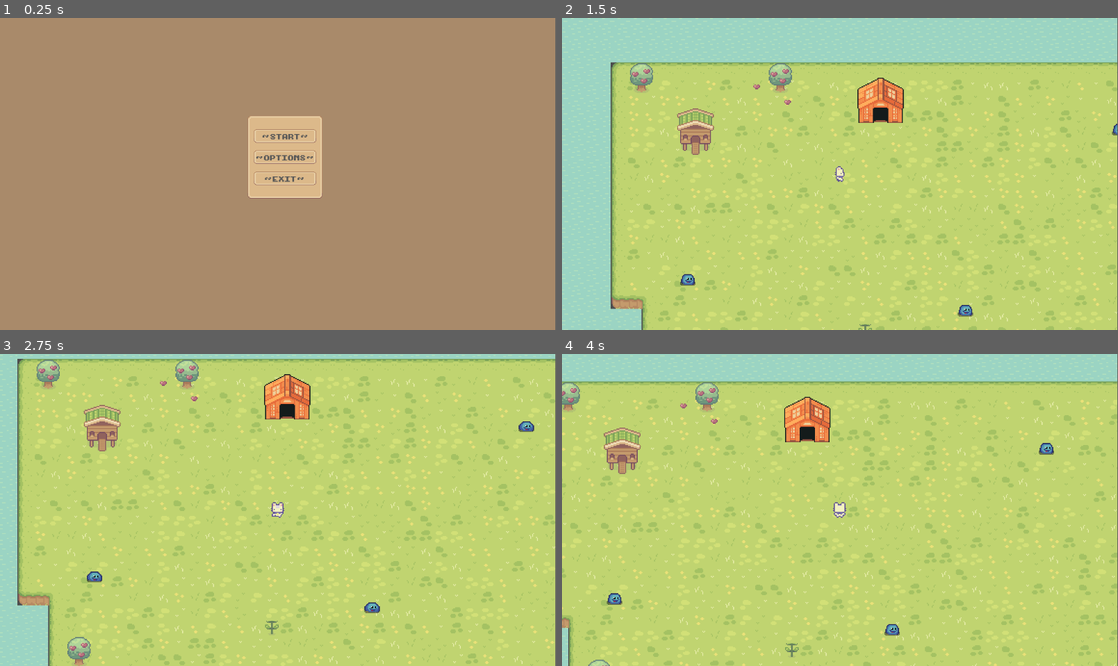
Above: before the commit, frames 1-4 (two rows, left to right).
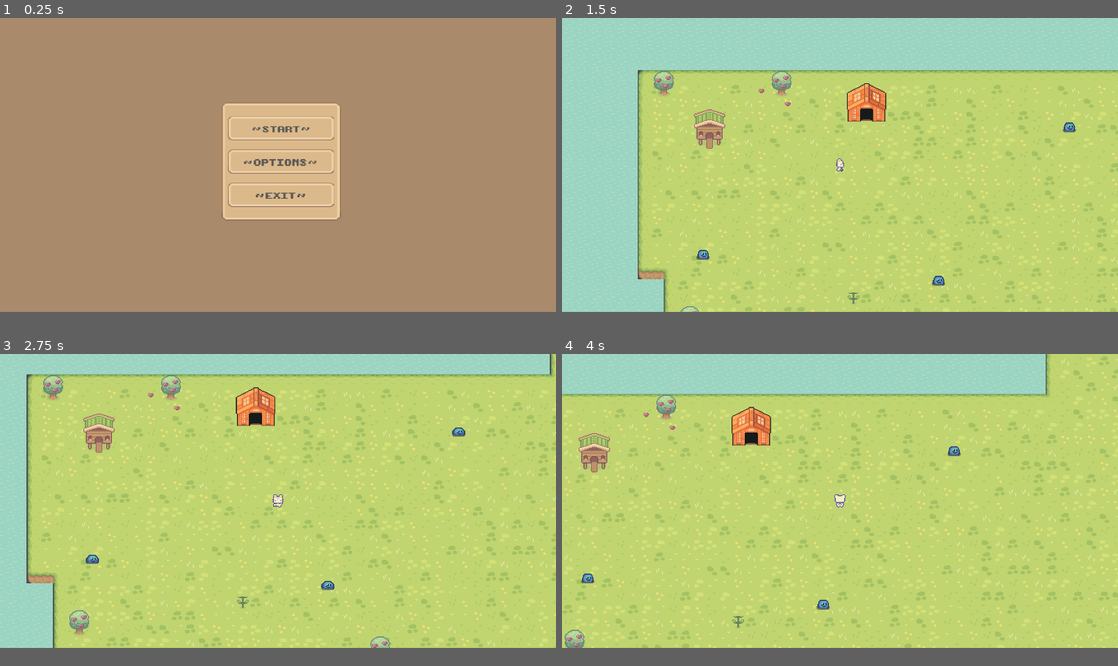
Above: after the commit, the same moments.

Repository: imlana21/top-down-game2
Game: Godot game, scene res://scene/menu/main/main.tscn
Same seed, same stepped clock (60 frames per second), same inputs: the game is played once before the commit and once after it.
Inputs (mouse positions are in pixels of both pictures, inside the frame that each line leads up to):
- Up to frame 1 (0.25 s): no input
- Up to frame 2 (1.5 s): click "~ START ~" at 0.5 s; tap Enter at 1.25 s; move the mouse to (962, 158) at 1.27 s; hold D (walk_right) from 1.28 s (still down); hold Shift (run, bound only after the commit) from 1.28 s (still down); click (962, 158) at 1.35 s
- Up to frame 3 (2.75 s): move the mouse to (166, 525) at 2.02 s; release D (walk_right) at 2.03 s; release Shift (run, bound only after the commit) at 2.03 s; hold S (walk_down) from 2.03 s (still down); tap Shift (run, bound only after the commit) at 2.1 s; click (166, 525) at 2.3 s
- Up to frame 4 (4 s): move the mouse to (895, 441) at 2.77 s; release S (walk_down) at 2.78 s; hold D (walk_right) 2.78-3.53 s; hold Shift (run, bound only after the commit) 2.78-3.53 s; click (895, 441) at 2.85 s; move the mouse to (812, 572) at 3.52 s; hold W (walk_up) from 3.53 s (still down); tap Shift (run, bound only after the commit) at 3.6 s; click (812, 572) at 3.8 s
In our replay, the window is 799x449 before the commit and 800x423 after it. These sizes can differ from the game's own. Grey fills any space a smaller window leaves; there, only what the larger window draws over its background counts as a difference.

The runs differ from the first frame. In frame 1, 5.4% of the frame differs, in the area x 39-62%, y 27-65%; in frame 2, 19%; in frame 3, 21%, in the area x 0-100%, y 0-100%; in frame 4, 19%.

Commit message:
Add run and scale start screen

Diff:
--- a/project.godot
+++ b/project.godot
@@ -19,6 +19,11 @@
 
 Autoload="*res://autoload.gd"
 CombatDetail="*res://scene/combat/combat_detail.gd"
+
+[display]
+
+window/size/viewport_width=1360
+window/size/viewport_height=720
 
 [file_customization]
 
@@ -62,6 +67,11 @@
 "events": [Object(InputEventKey,"resource_local_to_scene":false,"resource_name":"","device":-1,"window_id":0,"alt_press …(182 unchanged characters)…
 ]
 }
+run={
+"deadzone": 0.5,
+"events": [Object(InputEventKey,"resource_local_to_scene":false,"resource_name":"","device":-1,"window_id":0,"alt_pressed":false,"shift_pressed":false,"ctrl_pressed":false,"meta_pressed":false,"pressed":false,"keycode":0,"physical_keycode":4194325,"key_label":0,"unicode":0,"echo":false,"script":null)
+]
+}
 
 [layer_names]
 
--- a/scene/combat/battle_combat.tscn
+++ b/scene/combat/battle_combat.tscn
@@ -12,8 +12,8 @@
 anchor_right = 1.0
 anchor_bottom = 1.0
 offset_left = -10.0
-offset_right = 1157.0
-offset_bottom = 660.0
+offset_right = 1376.0
+offset_bottom = 738.0
 grow_horizontal = 2
 grow_vertical = 2
 color = Color(0, 0, 0, 0.156863)
@@ -21,35 +21,35 @@
 [node name="Character" type="Node2D" parent="."]
 
 [node name="PlayerMarker" type="Node2D" parent="Character"]
-position = Vector2(250, 326)
+position = Vector2(369, 326)
 
 [node name="EnemyMarker" type="Node2D" parent="Character"]
-position = Vector2(894, 326)
+position = Vector2(991, 326)
 
 [node name="HealthBar" type="Node2D" parent="."]
 
 [node name="Player" type="Node2D" parent="HealthBar"]
 
 [node name="Label" type="Label" parent="HealthBar/Player"]
-offset_left = 55.0
+offset_left = 124.0
 offset_top = 540.0
-offset_right = 129.0
+offset_right = 198.0
 offset_bottom = 567.0
 theme = ExtResource("3_yrmua")
 text = "Player"
 
 [node name="ProgressBar" type="ProgressBar" parent="HealthBar/Player"]
-offset_left = 51.0
+offset_left = 123.0
 offset_top = 570.0
-offset_right = 528.0
+offset_right = 600.0
 offset_bottom = 630.0
 rounded = true
 show_percentage = false
 
 [node name="Label3" type="Label" parent="HealthBar"]
-offset_left = 542.0
+offset_left = 638.0
 offset_top = 565.0
-offset_right = 615.0
+offset_right = 711.0
 offset_bottom = 624.0
 theme = ExtResource("3_yrmua")
 theme_override_font_sizes/font_size = 44
@@ -60,17 +60,17 @@
 [node name="Enemy" type="Node2D" parent="HealthBar"]
 
 [node name="Label2" type="Label" parent="HealthBar/Enemy"]
-offset_left = 633.0
+offset_left = 751.0
 offset_top = 539.0
-offset_right = 766.0
+offset_right = 884.0
 offset_bottom = 566.0
 theme = ExtResource("3_yrmua")
 text = "Enemy Slime"
 
 [node name="ProgressBar2" type="ProgressBar" parent="HealthBar/Enemy"]
-offset_left = 627.0
+offset_left = 747.0
 offset_top = 570.0
-offset_right = 1104.0
+offset_right = 1224.0
 offset_bottom = 630.0
 show_percentage = false
 
--- a/scene/menu/loading_screen/loading_screen.tscn
+++ b/scene/menu/loading_screen/loading_screen.tscn
@@ -7,17 +7,17 @@
 script = ExtResource("1_a1fn2")
 
 [node name="ColorRect" type="ColorRect" parent="."]
-offset_left = -106.0
-offset_top = -58.0
-offset_right = 1189.0
-offset_bottom = 704.0
+offset_left = -16.0
+offset_top = -28.0
+offset_right = 1366.0
+offset_bottom = 734.0
 color = Color(0.321569, 0.321569, 0.321569, 1)
 
 [node name="Label" type="Label" parent="."]
-offset_left = 531.0
-offset_top = 283.0
-offset_right = 584.0
-offset_bottom = 306.0
+offset_left = 651.0
+offset_top = 331.0
+offset_right = 753.0
+offset_bottom = 358.0
 theme = ExtResource("2_ikkru")
 text = "W A I T ....."
 
--- a/scene/menu/main/main.tscn
+++ b/scene/menu/main/main.tscn
@@ -15,20 +15,25 @@
 offset_top = 203.0
 offset_right = 514.0
 offset_bottom = 203.0
+size_flags_horizontal = 4
 script = ExtResource("1_e6e11")
 
 [node name="ColorRect" type="ColorRect" parent="."]
 layout_mode = 0
-offset_left = -532.0
-offset_top = -227.0
-offset_right = 670.0
-offset_bottom = 461.0
+offset_left = -522.0
+offset_top = -218.0
+offset_right = 862.0
+offset_bottom = 531.0
 color = Color(0.662745, 0.541176, 0.415686, 1)
+metadata/_edit_use_anchors_ = true
 
 [node name="MarginContainer2" type="MarginContainer" parent="."]
 layout_mode = 0
-offset_right = 40.0
-offset_bottom = 40.0
+offset_left = 28.0
+offset_top = 4.0
+offset_right = 271.0
+offset_bottom = 245.0
+scale = Vector2(1.2, 1.2)
 
 [node name="TextureRect" type="TextureRect" parent="MarginContainer2"]
 layout_mode = 2
@@ -44,16 +49,22 @@
 
 [node name="StartBtn" type="Button" parent="MarginContainer2/MarginContainer/VBoxContainer"]
 layout_mode = 2
+size_flags_vertical = 3
+size_flags_stretch_ratio = 2.0
 theme = ExtResource("1_wr0fu")
 text = " ~ START ~"
 
 [node name="OptionsBtn" type="Button" parent="MarginContainer2/MarginContainer/VBoxContainer"]
 layout_mode = 2
+size_flags_vertical = 3
+size_flags_stretch_ratio = 2.0
 theme = ExtResource("1_wr0fu")
 text = " ~ OPTIONS ~ "
 
 [node name="ExitBtn" type="Button" parent="MarginContainer2/MarginContainer/VBoxContainer"]
 layout_mode = 2
+size_flags_vertical = 3
+size_flags_stretch_ratio = 2.0
 theme = ExtResource("1_wr0fu")
 text = " ~ EXIT ~ "
 
--- a/scene/menu/menu.tres
+++ b/scene/menu/menu.tres
@@ -99,10 +99,10 @@
 Button/colors/icon_hover_pressed_color = Color(1, 1, 1, 1)
 Button/colors/icon_normal_color = Color(1, 1, 1, 1)
 Button/colors/icon_pressed_color = Color(1, 1, 1, 1)
-Button/constants/h_separation = 4
+Button/constants/h_separation = 5
 Button/constants/icon_max_width = 0
 Button/constants/outline_size = 0
-Button/font_sizes/font_size = 16
+Button/font_sizes/font_size = 20
 Button/fonts/font = ExtResource("1_rrfvh")
 Button/styles/disabled = SubResource("StyleBoxFlat_u63fe")
 Button/styles/focus = SubResource("StyleBoxFlat_4ffqu")
@@ -124,4 +124,4 @@
 MarginContainer/constants/margin_left = 15
 MarginContainer/constants/margin_right = 15
 MarginContainer/constants/margin_top = 30
-VBoxContainer/constants/separation = 20
+VBoxContainer/constants/separation = 23
--- a/scene/menu/pause/pause.tscn
+++ b/scene/menu/pause/pause.tscn
@@ -22,10 +22,10 @@
 
 [node name="ColorRect" type="ColorRect" parent="."]
 layout_mode = 0
-offset_left = -592.0
-offset_top = -343.0
-offset_right = 602.0
-offset_bottom = 340.0
+offset_left = -717.0
+offset_top = -411.0
+offset_right = 705.0
+offset_bottom = 402.0
 color = Color(0.431373, 0.431373, 0.431373, 0.509804)
 
 [node name="ButtonAreana" type="MarginContainer" parent="."]
--- a/scene/player/player.gd
+++ b/scene/player/player.gd
@@ -1,6 +1,6 @@
 extends CharacterBody2D
 
-const PLAYER_SPEED = 3500
+const PLAYER_SPEED = 6000
 var CHAR_DETAIL = {
 	"atk_speed": 0.6,
 	"max_hp": 50,
@@ -45,8 +45,14 @@
 	return axis.normalized()
 
 func walk(delta):
+	var speed = 0
+	if Input.is_action_pressed("run"):
+		speed = PLAYER_SPEED + 500
+	else:
+		speed = PLAYER_SPEED/2
+
 	var walk_movement = get_axis_input()
-	set_velocity(walk_movement * PLAYER_SPEED * delta)
+	set_velocity(walk_movement * speed * delta)
 	change_velocity.emit(velocity.length())
 	move_and_slide()
 
--- a/scene/player/player_sprite.gd
+++ b/scene/player/player_sprite.gd
@@ -2,6 +2,7 @@
 
 var sprite_direction = "down": set = set_sprite_direction
 var sprite_action = "idle": set = set_sprite_action
+var animation_speed = 10
 
 signal player_move
 signal player_idle
@@ -9,6 +10,12 @@
 func _ready():
 	if CombatDetail.is_attacking:
 		play("idle_right")
+
+func _physics_process(delta):
+	if Input.is_action_pressed("run"):
+		animation_speed = 2.0
+	else:
+		animation_speed = 1.0
 
 # Convert vector to get player direction
 func _on_player_change_direction(vector):
@@ -31,9 +38,9 @@
 
 func play_animation():
 	if CombatDetail.is_attacking:
-		play(sprite_action + "_" + "right")
+		play(sprite_action + "_" + "right", animation_speed)
 	else:
-		play(sprite_action + "_" + sprite_direction)
+		play(sprite_action + "_" + sprite_direction, animation_speed)
 
 func set_sprite_direction(val):
 	sprite_direction = val
--- a/scene/rooms/home/kitchen.gd
+++ b/scene/rooms/home/kitchen.gd
@@ -5,7 +5,7 @@
 var next_path = ""
 
 func _process(delta):
-	Autoload.pause_scale = Vector2(0.3, 0.3)
+	Autoload.pause_scale = Vector2(0.5, 0.5)
 	Autoload.pause_position = Autoload.player.get_global_position()
 
 func _on_change_scene():
--- a/scene/rooms/home/living_room.gd
+++ b/scene/rooms/home/living_room.gd
@@ -6,7 +6,7 @@
 var next_path = ""
 
 func _process(delta):
-	Autoload.pause_scale = Vector2(0.3, 0.3)
+	Autoload.pause_scale = Vector2(0.5, 0.5)
 	Autoload.pause_position = Autoload.player.get_global_position()
 
 func _on_change_scene():
